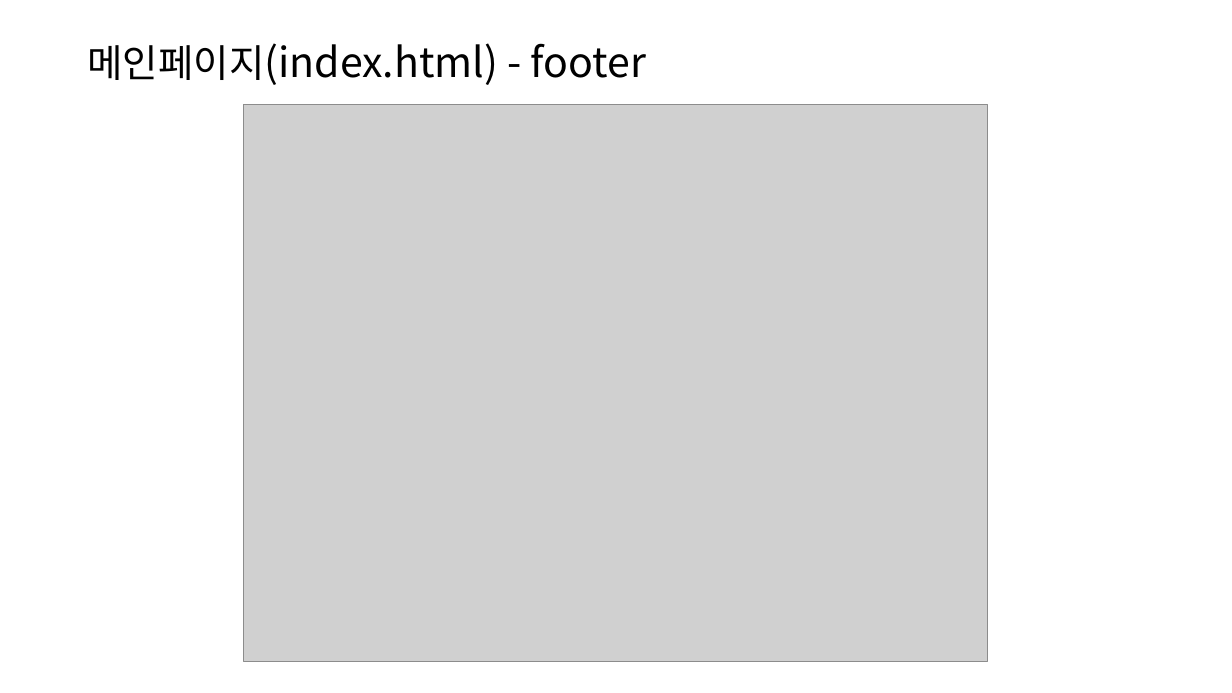
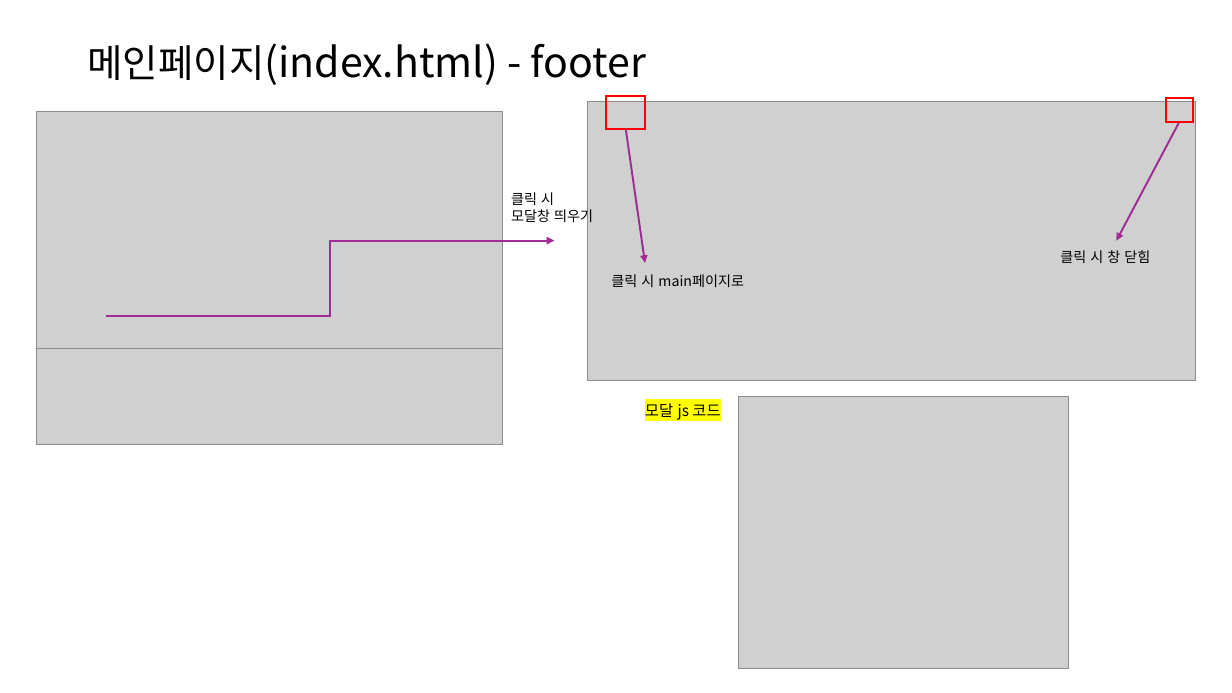
Before and after one commit to hyunkyumlee/FrontProject, a slide deck: slide 3 of 발표 자료/개인별 ppt/박세인_PPT.pptx. Drawn at 1232x693 pixels with LibreOffice and Linux fonts; fonts in the diff are those of the drawing; grey boxes stand for pictures. Boxes give left, top, right and bottom in pixels: in the first picture for what was removed or moved away, otherwise in the second. Text is boxed around its words. In the diff, an @@ line names an element or a change of style, - is before the commit and + after.

```diff
--- a/발표 자료/개인별 ppt/박세인_PPT.pptx
+++ b/발표 자료/개인별 ppt/박세인_PPT.pptx
@@ picture added at <box>36,112,502,348</box> @@
@@ picture removed at <box>244,104,988,661</box> @@
@@ picture added at <box>588,101,1196,380</box> @@
@@ rectangle added at <box>606,96,645,129</box>, outline #FF0000 1.5 pt @@
@@ rectangle added at <box>1166,98,1193,122</box>, outline #FF0000 1.5 pt @@
@@ arrow added from (626, 128) to (645, 263), #A02B93 1.5 pt @@
@@ arrow added from (1179, 122) to (1116, 240), #A02B93 1.5 pt @@
@@ text added at <box>511,192,593,226</box>, 11 pt, text #000000 @@
+클릭 시
+모달창 띄우기
@@ elbow arrow added from (105, 316) to (555, 240), #A02B93 1.5 pt @@
@@ text added at <box>1060,250,1150,263</box>, 11 pt, text #000000 @@
+클릭 시 창 닫힘
@@ text added at <box>611,274,744,287</box>, 11 pt, text #000000 @@
+클릭 시 main페이지로
@@ picture added at <box>36,348,502,445</box> @@
@@ text added at <box>645,403,720,420</box>, 12 pt, text #000000 @@
+모달 js 코드
@@ picture added at <box>738,396,1068,668</box> @@
```
Also in this commit, not shown: 1 other slide changed, 2 other files.
